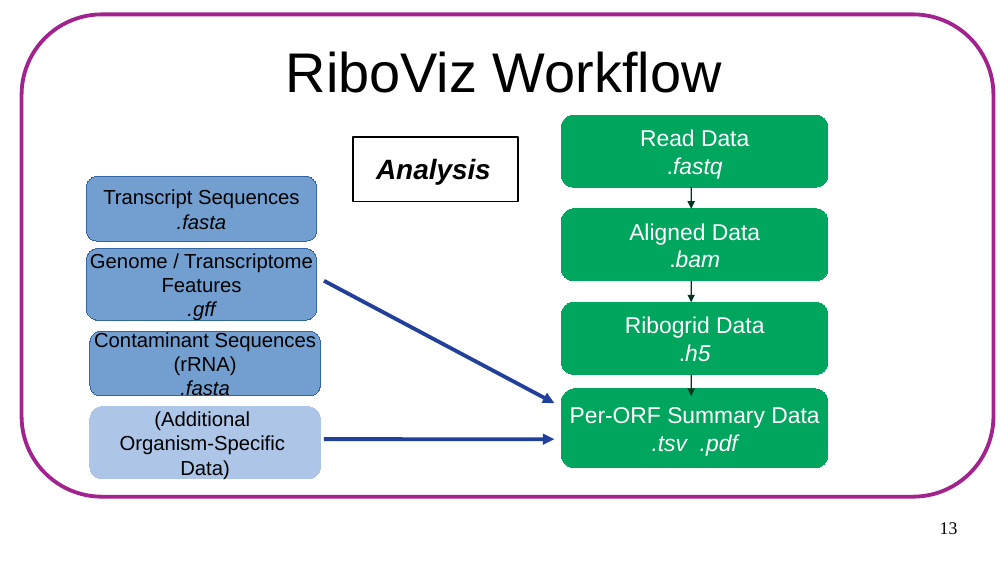
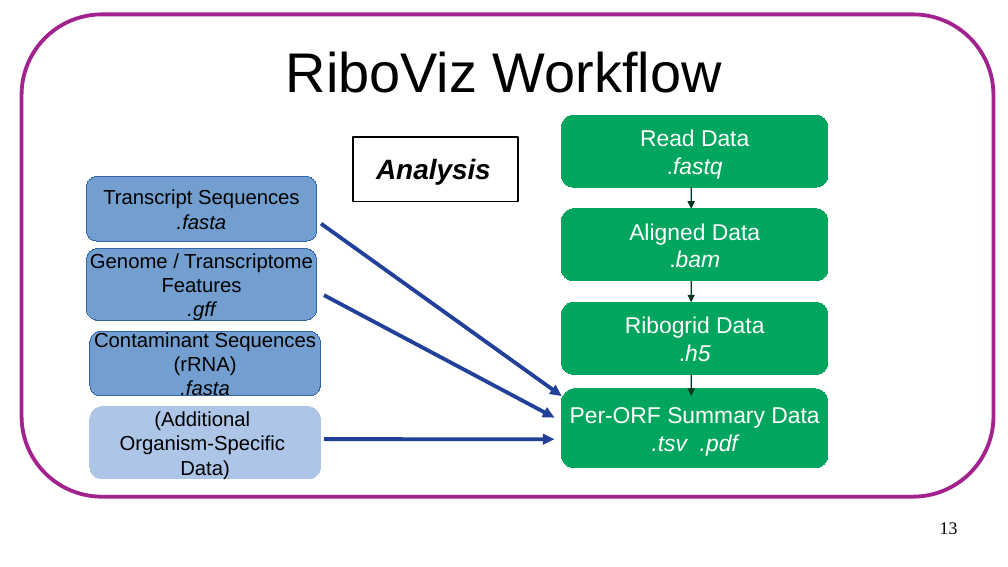
Before and after one commit to FlicAnderson/LabTalk-riboviz-20200624, a slide deck: slide 13 of LabTalk-riboviz-20200624.odp. Drawn at 1008x567 pixels with LibreOffice and Linux fonts; fonts in the diff are those of the drawing. Boxes give left, top, right and bottom in pixels: in the first picture for what was removed or moved away, otherwise in the second. Text is boxed around its words. In the diff, an @@ line names an element or a change of style, - is before the commit and + after.

```diff
--- a/LabTalk-riboviz-20200624.odp
+++ b/LabTalk-riboviz-20200624.odp
@@ arrow added from (321, 224) to (562, 396), #21409A 3 pt @@
@@ arrow moved from (324, 281) - (554, 403) to (324, 295) - (554, 418) @@
```
Also in this commit, not shown: 7 other slides changed, 10 slides added, 1 slide removed.
